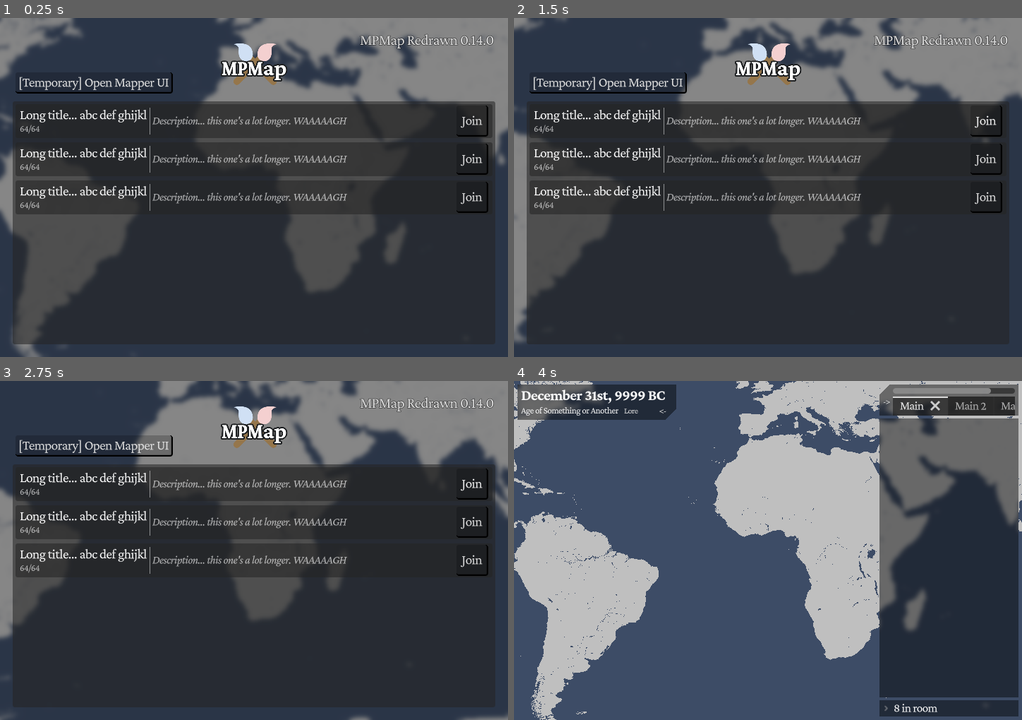
Above: before the commit, frames 1-4 (two rows, left to right).
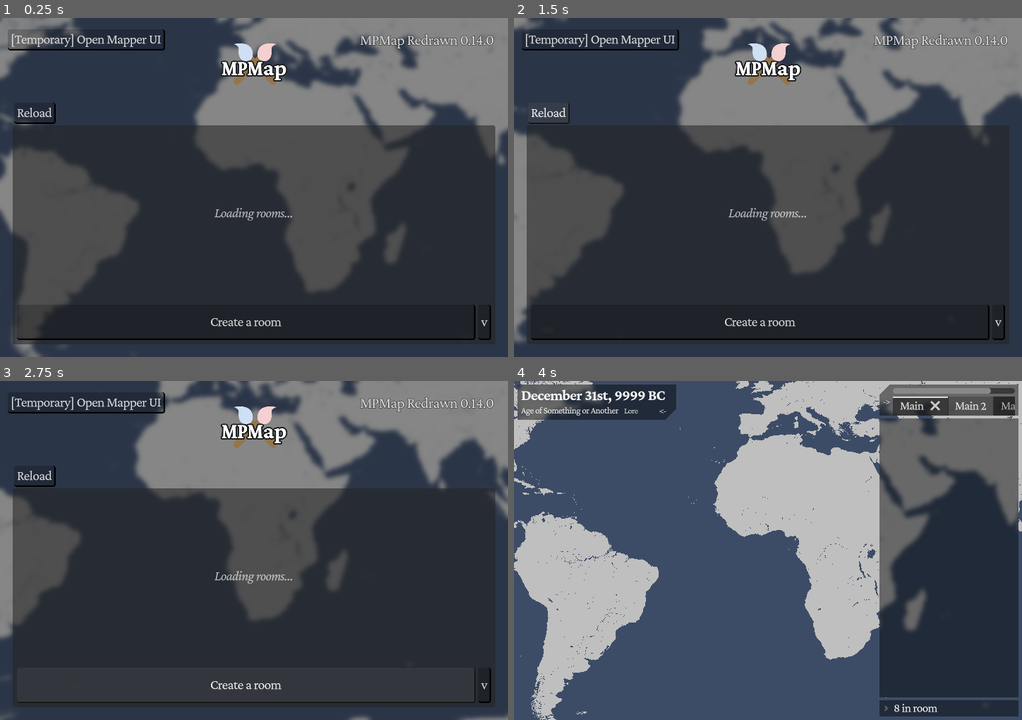
Above: after the commit, the same moments.

Repository: anywhereco/heredita-client
Game: Godot game, scene res://scenes/lobby/lobby.tscn
Same seed, same stepped clock (60 frames per second), same inputs: the game is played once before the commit and once after it.
Inputs (mouse positions are in pixels of both pictures, inside the frame that each line leads up to):
- Up to frame 1 (0.25 s): no input
- Up to frame 2 (1.5 s): click (986, 119) at 0.5 s, where only the run before the commit has a clickable "Join"; click (549, 112) at 1.25 s, where only the run after the commit has a clickable "Reload"
- Up to frame 3 (2.75 s): click (243, 686) at 2 s, where only the run after the commit has a clickable "Create a room"
- Up to frame 4 (4 s): click (996, 686) at 2.75 s, where only the run after the commit has a clickable "v"; click "[Temporary] Open Mapper UI" at 3.5 s

The runs differ from the first frame. In frame 1, 11% of the frame differs, in the area x 1-98%, y 3-95%; in frame 2, 11%; in frame 3, 11%; in frame 4, 0.5%.
Error after the commit: Unable to iterate on object of type 'Nil'. (res://scenes/lobby/foreground/roomhandler.gd:23)

Commit message:
impl: room loading

Diff:
--- a/scenes/lobby/foreground/foreground.tscn
+++ b/scenes/lobby/foreground/foreground.tscn
@@ -1,10 +1,12 @@
-[gd_scene load_steps=10 format=3 uid="uid://co8osnbupcqjm"]
+[gd_scene load_steps=13 format=3 uid="uid://co8osnbupcqjm"]
 
 [ext_resource type="Shader" uid="uid://h6ps2oq513j8" path="res://scenes/lobby/foreground/background_blur.gdshader" id="1_t71vb"]
 [ext_resource type="Texture2D" uid="uid://c1kanb7wy7l6u" path="res://assets/logo.png" id="2_crsvy"]
-[ext_resource type="PackedScene" uid="uid://cfjumnaqf88s3" path="res://scenes/lobby/foreground/room/RoomTemplate.tscn" id="3_3knor"]
+[ext_resource type="Script" uid="uid://bwliltv76v13d" path="res://scenes/lobby/foreground/reload.gd" id="3_oqa71"]
+[ext_resource type="Script" uid="uid://ccm6h71syvpb" path="res://scenes/lobby/foreground/roomhandler.gd" id="3_xc4ii"]
 [ext_resource type="FontVariation" uid="uid://hwc3xdnlf3ke" path="res://assets/font/_variants/pro450.tres" id="4_yf52t"]
 [ext_resource type="Script" uid="uid://dyad1l4xw802a" path="res://scenes/lobby/foreground/debug_info.gd" id="5_j6gyg"]
+[ext_resource type="FontVariation" uid="uid://buqkj6hkhmhax" path="res://assets/font/_variants/proitalics450.tres" id="5_oqa71"]
 [ext_resource type="Script" uid="uid://iwdjjxhxn5pa" path="res://scenes/lobby/foreground/temporary_mapper_opener.gd" id="6_6ju32"]
 
 [sub_resource type="ShaderMaterial" id="ShaderMaterial_crsvy"]
@@ -18,6 +20,11 @@
 content_margin_right = 4.0
 content_margin_bottom = 4.0
 draw_center = false
+
+[sub_resource type="LabelSettings" id="LabelSettings_d0eqv"]
+font = ExtResource("5_oqa71")
+font_size = 18
+font_color = Color(1, 1, 1, 0.70980394)
 
 [sub_resource type="LabelSettings" id="LabelSettings_j6gyg"]
 font = ExtResource("4_yf52t")
@@ -58,6 +65,14 @@
 expand_mode = 4
 stretch_mode = 4
 
+[node name="HBoxContainer" type="HBoxContainer" parent="VBoxContainer"]
+layout_mode = 2
+
+[node name="Button" type="Button" parent="VBoxContainer/HBoxContainer"]
+layout_mode = 2
+text = "Reload"
+script = ExtResource("3_oqa71")
+
 [node name="PanelContainer" type="PanelContainer" parent="VBoxContainer"]
 custom_minimum_size = Vector2(200, 50)
 layout_mode = 2
@@ -69,19 +84,38 @@
 theme_override_styles/panel = SubResource("StyleBoxFlat_3knor")
 
 [node name="Rooms" type="VBoxContainer" parent="VBoxContainer/PanelContainer/ScrollContainer"]
+unique_name_in_owner = true
 layout_mode = 2
 size_flags_horizontal = 3
 size_flags_vertical = 3
 theme_override_constants/separation = 10
+script = ExtResource("3_xc4ii")
 
-[node name="RoomTemplate" parent="VBoxContainer/PanelContainer/ScrollContainer/Rooms" instance=ExtResource("3_3knor")]
+[node name="LoadingPlaceholder" type="CenterContainer" parent="VBoxContainer/PanelContainer/ScrollContainer/Rooms"]
+layout_mode = 2
+size_flags_vertical = 3
+
+[node name="Label" type="Label" parent="VBoxContainer/PanelContainer/ScrollContainer/Rooms/LoadingPlaceholder"]
+layout_mode = 2
+text = "Loading rooms..."
+label_settings = SubResource("LabelSettings_d0eqv")
+
+[node name="Create" type="HBoxContainer" parent="VBoxContainer/PanelContainer/ScrollContainer/Rooms"]
 layout_mode = 2
 
-[node name="RoomTemplate2" parent="VBoxContainer/PanelContainer/ScrollContainer/Rooms" instance=ExtResource("3_3knor")]
+[node name="Button" type="Button" parent="VBoxContainer/PanelContainer/ScrollContainer/Rooms/Create"]
+custom_minimum_size = Vector2(0, 50)
 layout_mode = 2
+size_flags_horizontal = 3
+text = "Create a room"
 
-[node name="RoomTemplate3" parent="VBoxContainer/PanelContainer/ScrollContainer/Rooms" instance=ExtResource("3_3knor")]
+[node name="MenuButton" type="MenuButton" parent="VBoxContainer/PanelContainer/ScrollContainer/Rooms/Create"]
 layout_mode = 2
+text = "v"
+flat = false
+item_count = 1
+popup/item_0/text = "Create local room"
+popup/item_0/id = 0
 
 [node name="DebugInfo" type="Label" parent="."]
 anchors_preset = 1
@@ -97,10 +131,10 @@
 horizontal_alignment = 2
 script = ExtResource("5_j6gyg")
 
-[node name="Button" type="Button" parent="."]
-offset_left = 22.0
-offset_top = 77.0
-offset_right = 245.0
-offset_bottom = 107.0
+[node name="Button2" type="Button" parent="."]
+offset_left = 11.0
+offset_top = 16.0
+offset_right = 234.0
+offset_bottom = 46.0
 text = "[Temporary] Open Mapper UI"
 script = ExtResource("6_6ju32")
--- /dev/null
+++ b/scenes/lobby/foreground/reload.gd
@@ -0,0 +1,6 @@
+extends Button
+
+@onready var rooms: RoomHandler = %Rooms
+
+func _pressed() -> void:
+	rooms._load_rooms()
--- a/scenes/lobby/foreground/room/RoomTemplate.tscn
+++ b/scenes/lobby/foreground/room/RoomTemplate.tscn
@@ -1,5 +1,6 @@
-[gd_scene load_steps=5 format=3 uid="uid://cfjumnaqf88s3"]
+[gd_scene load_steps=6 format=3 uid="uid://cfjumnaqf88s3"]
 
+[ext_resource type="Script" uid="uid://pbhpujwitt4d" path="res://scenes/lobby/foreground/room/room_template.gd" id="1_e4a6s"]
 [ext_resource type="FontVariation" uid="uid://buqkj6hkhmhax" path="res://assets/font/_variants/proitalics450.tres" id="1_iyd2h"]
 
 [sub_resource type="LabelSettings" id="LabelSettings_iyd2h"]
@@ -27,6 +28,7 @@
 grow_horizontal = 2
 grow_vertical = 2
 size_flags_horizontal = 3
+script = ExtResource("1_e4a6s")
 
 [node name="Elements" type="HBoxContainer" parent="."]
 layout_mode = 2
@@ -39,6 +41,7 @@
 alignment = 1
 
 [node name="Title" type="Label" parent="Elements/VBoxContainer"]
+unique_name_in_owner = true
 custom_minimum_size = Vector2(180, 0)
 layout_mode = 2
 size_flags_vertical = 0
@@ -50,17 +53,20 @@
 layout_mode = 2
 
 [node name="PlayerCount" type="Label" parent="Elements/VBoxContainer/HBoxContainer"]
+unique_name_in_owner = true
 layout_mode = 2
 size_flags_horizontal = 4
 size_flags_stretch_ratio = 0.0
 text = "64/64"
 label_settings = SubResource("LabelSettings_iyd2h")
 
-[node name="Panel" type="Panel" parent="Elements"]
+[node name="Divider" type="Panel" parent="Elements"]
+custom_minimum_size = Vector2(5, 0)
 layout_mode = 2
 theme_override_styles/panel = SubResource("StyleBoxLine_iyd2h")
 
 [node name="Description" type="Label" parent="Elements"]
+unique_name_in_owner = true
 custom_minimum_size = Vector2(120, 44)
 layout_mode = 2
 size_flags_horizontal = 3
@@ -70,7 +76,8 @@
 autowrap_mode = 3
 text_overrun_behavior = 3
 
-[node name="Button" type="Button" parent="Elements"]
+[node name="Join" type="Button" parent="Elements"]
+unique_name_in_owner = true
 layout_mode = 2
 text = " Join "
 
--- /dev/null
+++ b/scenes/lobby/foreground/room/room_template.gd
@@ -0,0 +1,36 @@
+class_name RoomTemplate
+extends PanelContainer
+
+signal _readied
+
+const ROOM_TEMPLATE = preload("uid://cfjumnaqf88s3")
+
+var handler: RoomHandler
+
+@export var lobby_id: String
+
+@onready var join: Button = %Join
+@onready var title: Label = %Title
+@onready var description: Label = %Description
+@onready var player_count: Label = %PlayerCount
+
+@warning_ignore("shadowed_variable") # This is static, so shadowing doesn't matter
+static func of(handler: RoomHandler,
+			   lobby_id: String,
+			   title: String,
+			   desc: String,
+			   players: int,
+			   max_players: int) -> RoomTemplate:
+	var inst: RoomTemplate = ROOM_TEMPLATE.instantiate()
+	inst._readied.connect(func():
+		inst.handler = handler
+		inst.lobby_id = lobby_id
+		inst.title.text = title
+		inst.description.text = desc
+		inst.player_count.text = "%d/%d" % [players, max_players]
+	)
+	return inst
+
+func _ready() -> void:
+	_readied.emit()
+	join.pressed.connect(handler.join_room.bind(lobby_id))
--- /dev/null
+++ b/scenes/lobby/foreground/roomhandler.gd
@@ -0,0 +1,38 @@
+class_name RoomHandler
+extends VBoxContainer
+
+@onready var loading_placeholder: CenterContainer = $LoadingPlaceholder
+@onready var create: HBoxContainer = $Create
+
+func _ready() -> void:
+	_load_rooms()
+
+func _process(_delta: float) -> void:
+	pass
+
+
+func _load_rooms() -> void:
+	loading_placeholder.show()
+
+	var children := get_children()
+	for i in range(1, children.size() - 1): # Exclude the first since that's a loading indicator, and the last since that's the creation buttons
+		var child_to_delete := children[i]
+		child_to_delete.queue_free()
+
+	var rooms := await HTTP.request(Statics.MPMAP_URL, "rooms")
+	for room: Dictionary in rooms.val():
+		print(room)
+		pass
+		add_child(RoomTemplate.of(
+			self,
+			room["id"],
+			room["name"],
+			room["description"],
+			room["player_count"],
+			room["player_limit"]
+		))
+	move_child(create, -1)
+	loading_placeholder.hide()
+
+func join_room(_id: String) -> void:
+	pass
Not shown, added: scenes/lobby/foreground/reload.gd.uid
Not shown, added: scenes/lobby/foreground/room/room_template.gd.uid
Not shown, added: scenes/lobby/foreground/roomhandler.gd.uid
